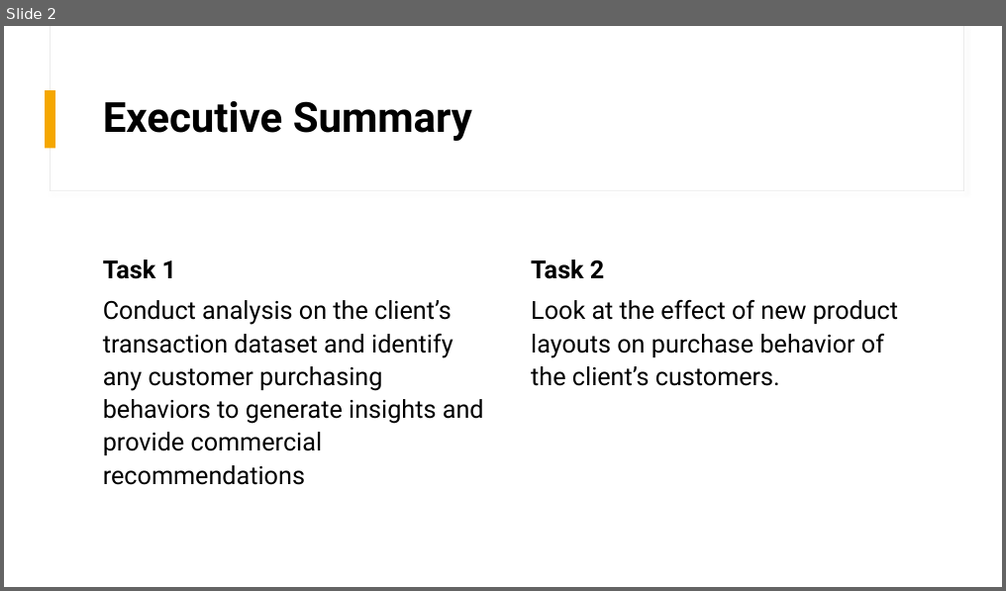
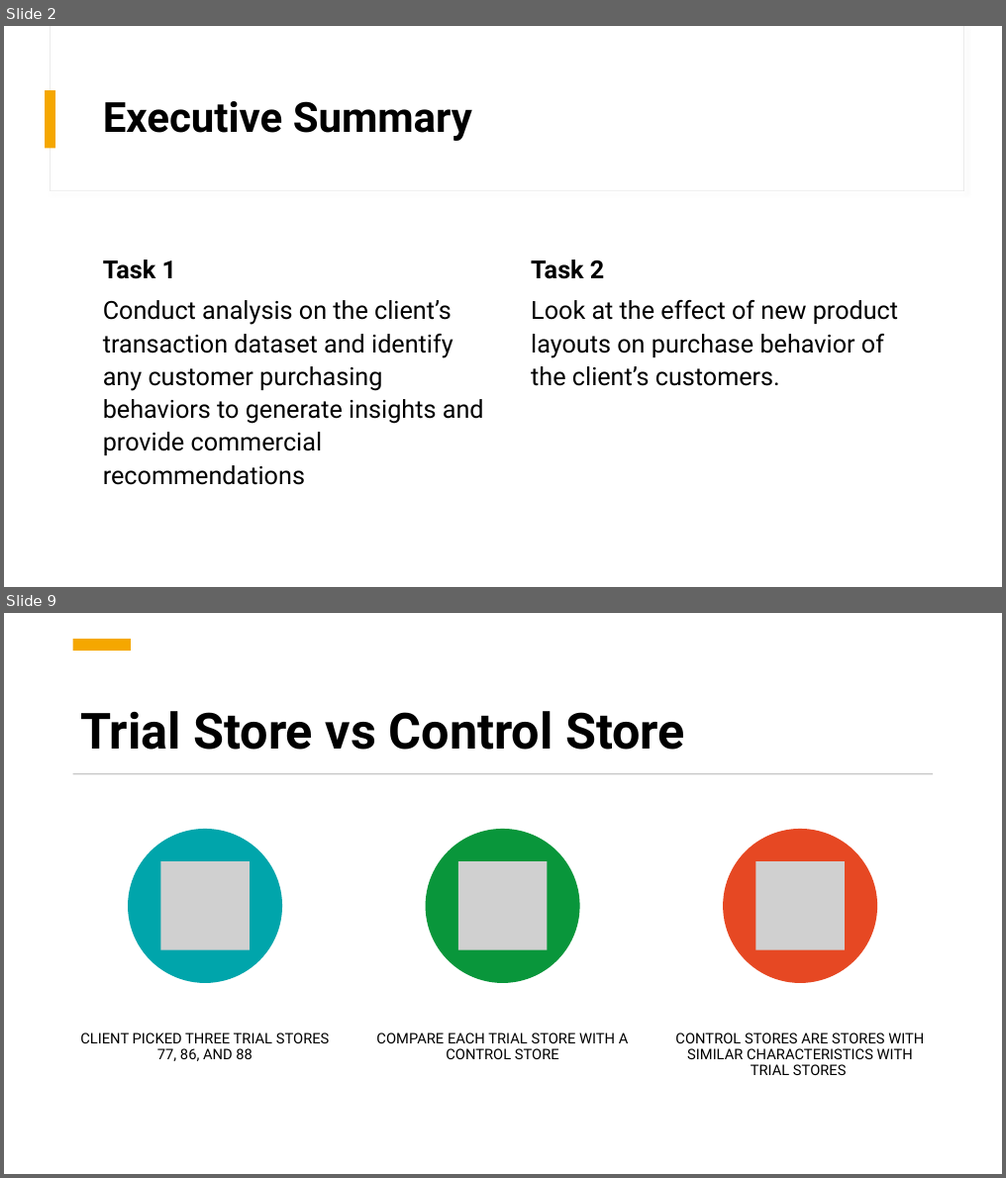
Before and after one commit to daniel8691/Quantium-virtual-internship, a slide deck: Powerpoint_presentation/Category Review.pptx. Shown one above the other, each under a label of ours: slide 2 before the commit, slides 2 and 9 after it; the slides between them are not shown. The pictures are 1006x591 and 1006x1178 pixels, drawn with LibreOffice and Linux fonts; fonts in the diff are those of the drawing; grey boxes stand for pictures. Boxes give left, top, right and bottom in pixels: in the first picture for what was removed or moved away, otherwise in the second. Text is boxed around its words. In the diff, an @@ line names an element or a change of style, - is before the commit and + after.

```diff
--- a/Powerpoint_presentation/Category Review.pptx
+++ b/Powerpoint_presentation/Category Review.pptx
@@ slide 9 added at (4,613,1002,1174), background #FFFFFF; not listed: 2 template elements that a slide beside it also shows @@
@@ rectangle added at (4,613,1002,1174), fill #FFFFFF @@
@@ rectangle added at (73,639,131,651), fill #F5A700 @@
@@ title added at (80,711,685,750), 48 pt, text #000000, bold @@
+Trial Store vs Control Store
@@ rectangle added at (73,773,933,774), fill #C9C9C9 @@
@@ group added at (80,829,924,1075): 3 ellipses, 3 pictures, 3 texts @@
+CLIENT PICKED THREE TRIAL STORES 77, 86, AND 88
+COMPARE EACH TRIAL STORE WITH A CONTROL STORE
+CONTROL STORES ARE STORES WITH SIMILAR CHARACTERISTICS WITH TRIAL STORES
```
Also in this commit, not shown: 7 other slides added, 7 other files.
